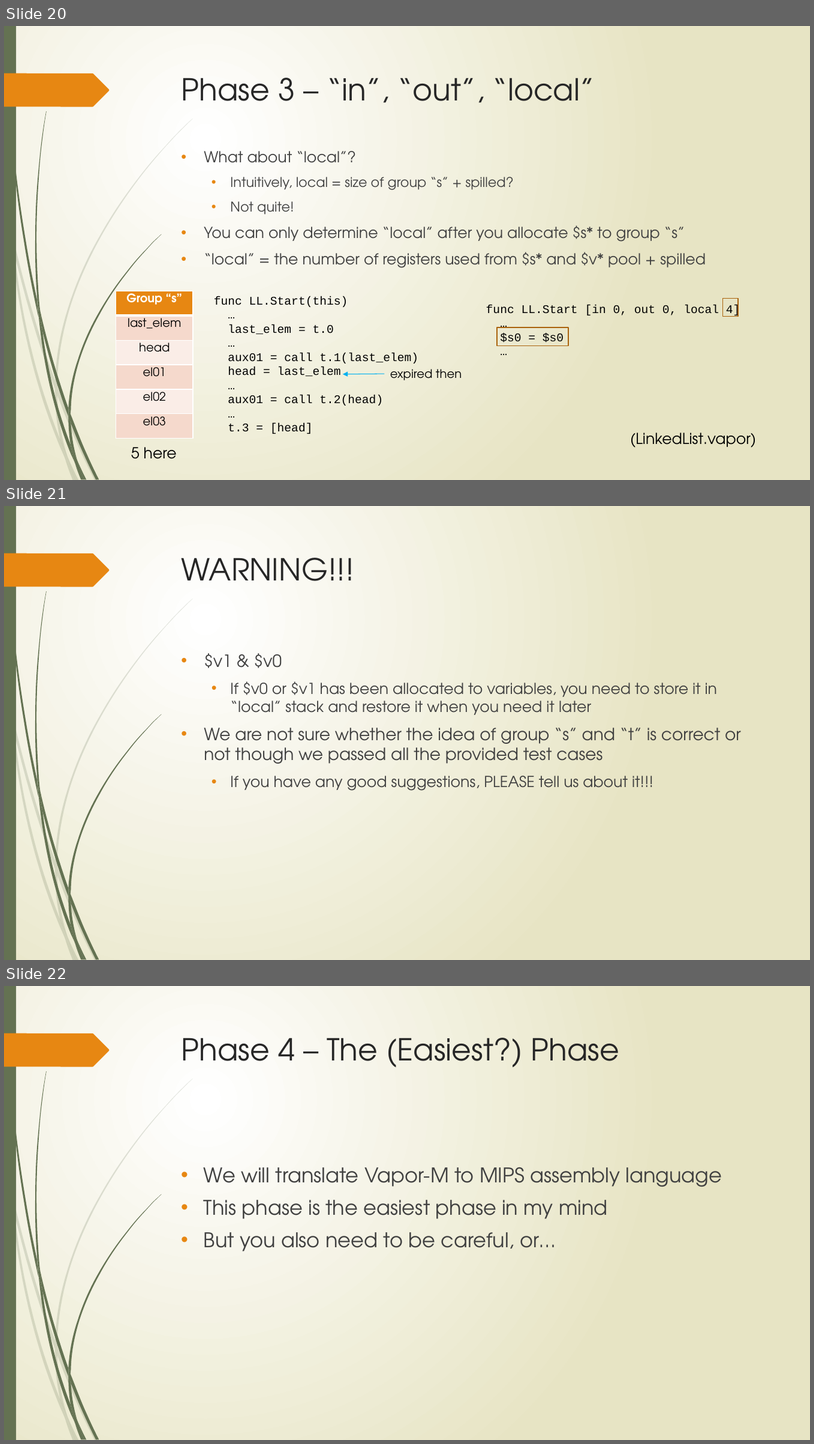
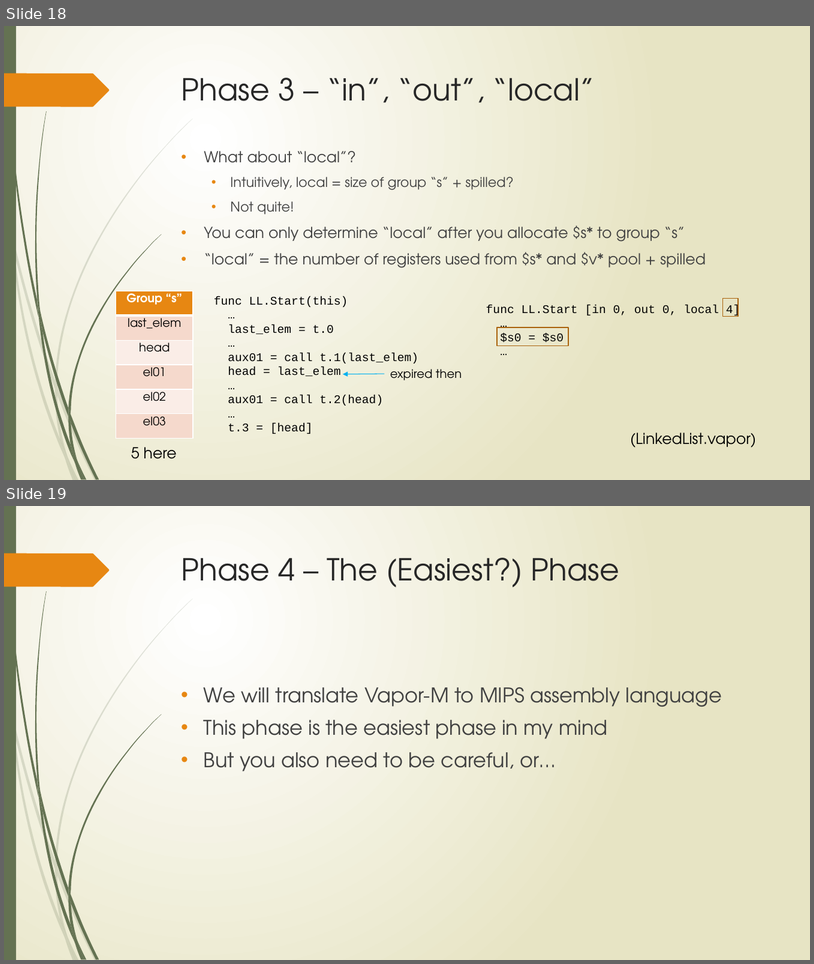
Before and after one commit to HyperMaximum/Compiler-Project, a slide deck: CS179E-final-pre-small.pptx. Shown one above the other, each under a label of ours: slides 20, 21 and 22 before the commit, slides 18 and 19 after it. The pictures are 814x1444 and 814x964 pixels, drawn with LibreOffice and Linux fonts; fonts in the diff are those of the drawing. Boxes give left, top, right and bottom in pixels: in the first picture for what was removed or moved away, otherwise in the second. Text is boxed around its words. In the diff, an @@ line names an element or a change of style, - is before the commit and + after.

```diff
--- a/CS179E-final-pre-small.pptx
+++ b/CS179E-final-pre-small.pptx
@@ slide 21 removed at (4,506,810,960), background gradient #FFFFFF to #E8E6C4; not listed: 24 template elements that a slide beside it also shows @@
@@ title removed at (182,558,355,581) @@
-WARNING!!!
@@ text removed at (204,653,741,790) @@
-• $v1 & $v0
-  • If $v0 or $v1 has been allocated to variables, you need to store it in “local” stack and restore it when you need it later
-• We are not sure whether the idea of group “s” and “t” is correct or not though we passed all the provided test cases
-  • If you have any good suggestions, PLEASE tell us about it!!!
@@ what was slide 20 is now slide 18 @@
@@ what was slide 22 is now slide 19 @@
```
Also in this commit, not shown: 2 slides changed, 2 other slides removed.
